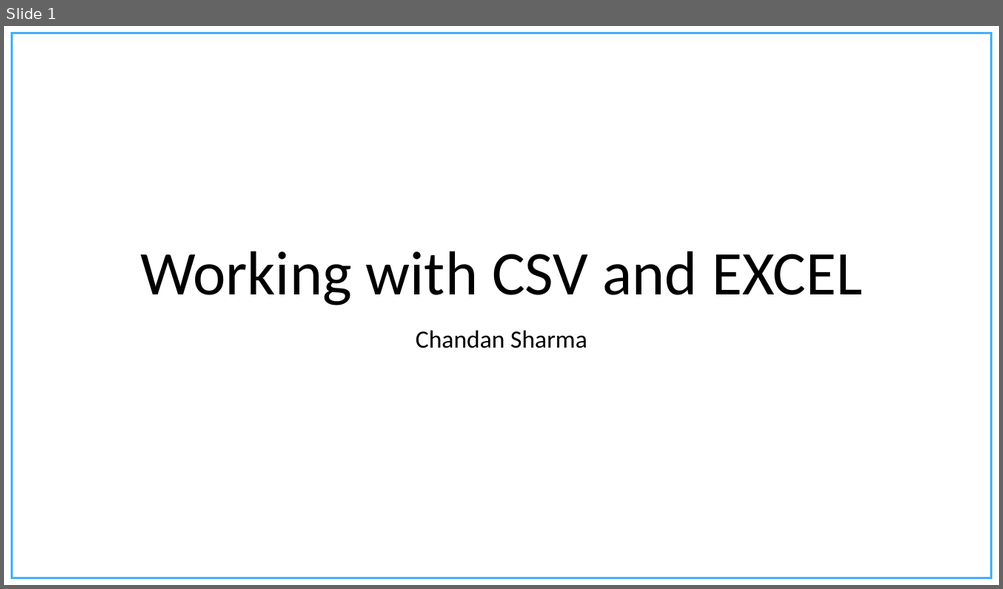
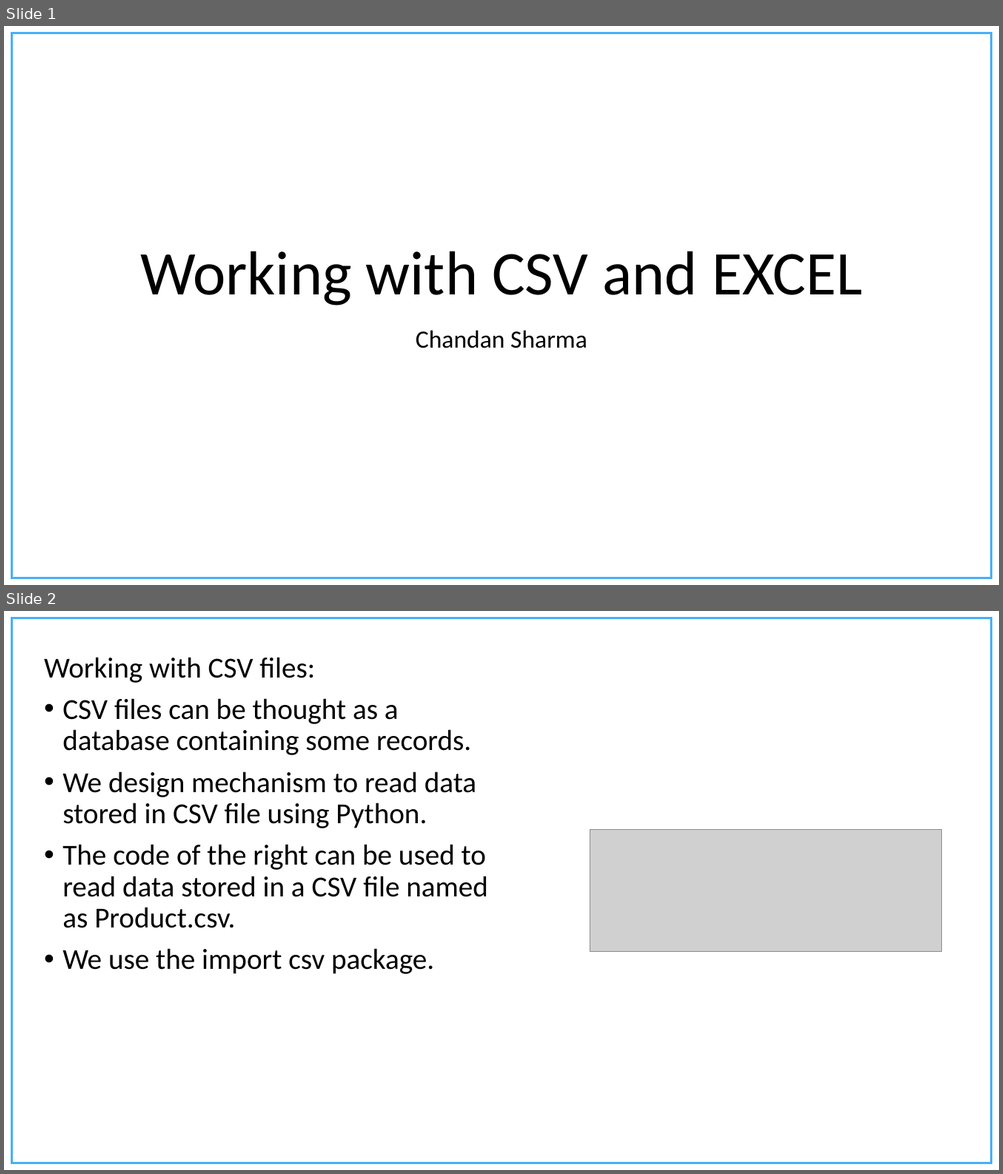
Before and after one commit to chandanNapster/PythonDevWork, a slide deck: Course Material/Presentations/Working with CSV files.pptx. Shown one above the other, each under a label of ours: slide 1 before the commit, slides 1 and 2 after it. The pictures are 1003x589 and 1003x1174 pixels, drawn with LibreOffice and Linux fonts; fonts in the diff are those of the drawing; grey boxes stand for pictures; background and template pictures are left out. Boxes give left, top, right and bottom in pixels: in the first picture for what was removed or moved away, otherwise in the second. Text is boxed around its words. In the diff, an @@ line names an element or a change of style, - is before the commit and + after.

Commit message:
Working with CSV and EXCEL Data

```diff
--- a/Course Material/Presentations/Working with CSV files.pptx
+++ b/Course Material/Presentations/Working with CSV files.pptx
@@ slide 2 added at (4,611,999,1170), background #FFFFFF; not listed: 1 template element that a slide beside it also shows @@
@@ text added at (44,657,488,974), 28 pt, text #000000 @@
+Working with CSV files:
+• CSV files can be thought as a database containing some records.
+• We design mechanism to read data stored in CSV file using Python.
+• The code of the right can be used to read data stored in a CSV file named as Product.csv.
+• We use the import csv package.
@@ picture added at (590,829,942,951) @@
```
Also in this commit, not shown: 15 other slides added, 7 slides removed, 14 other files.
